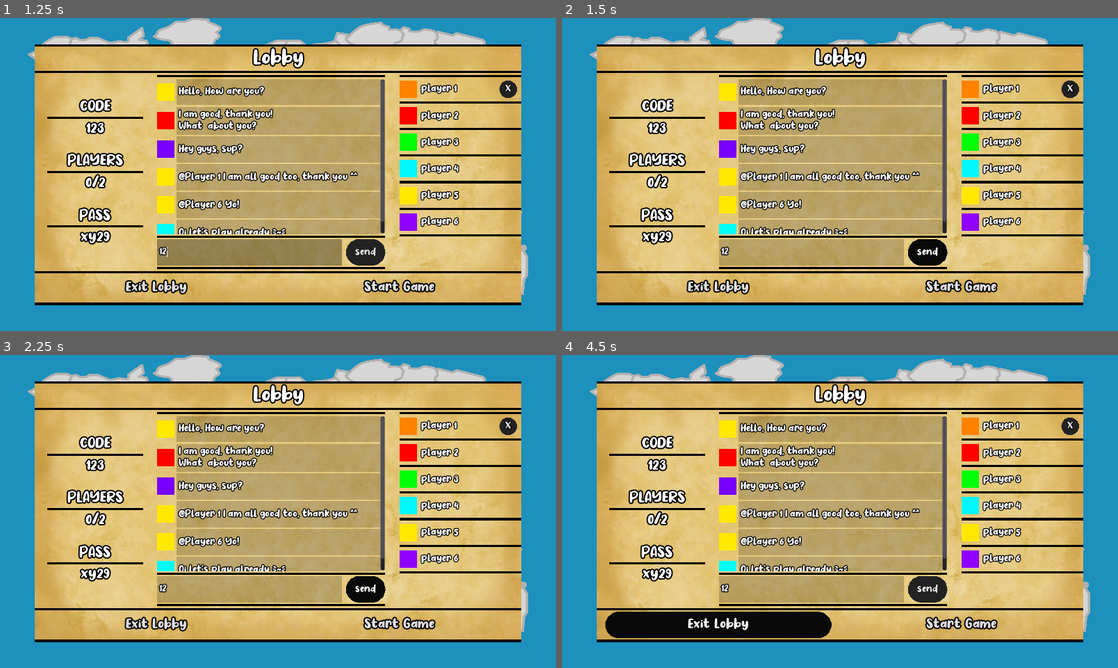
Above: before the commit, frames 1-4 (two rows, left to right).
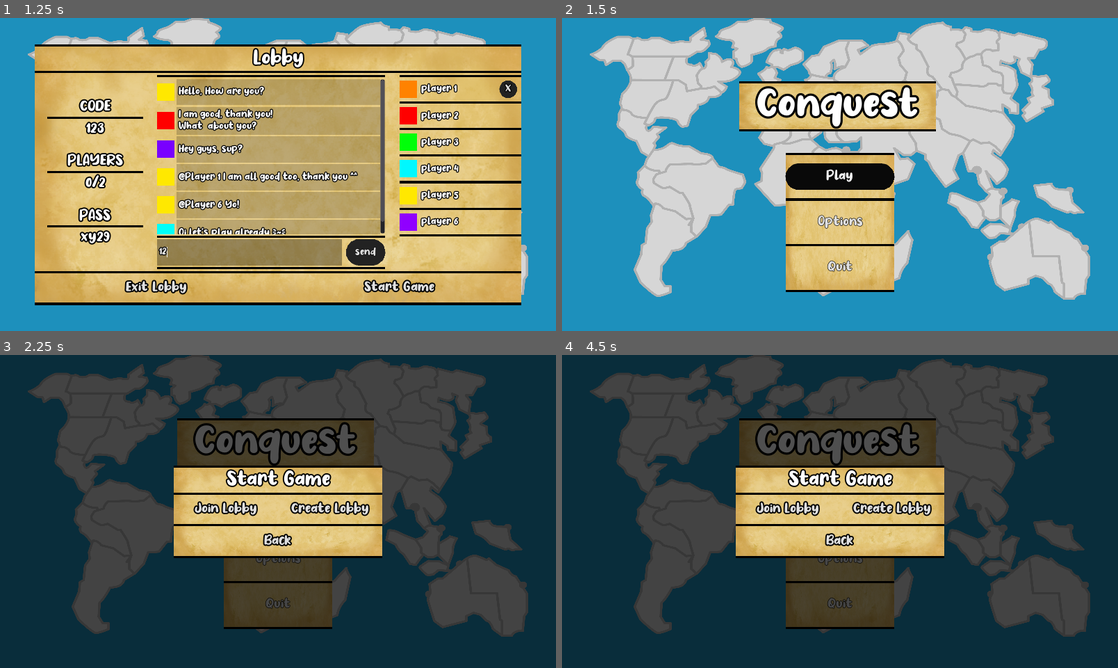
Above: after the commit, the same moments.

Repository: argosopentech/Conquest
Game: Godot game, scene res://Source/Gameplay/HUD/Lobby.tscn
Two runs of this game, one before a commit and one after it. Both use one fixed random seed, a clock stepped at 60 frames per second and the inputs below. This scene is started directly instead of the project's main scene.
Inputs (mouse positions are in pixels of both pictures, inside the frame that each line leads up to):
- Up to frame 1 (1.25 s): click (250, 252) at 0.52 s; type "12" at 0.6 s
- Up to frame 2 (1.5 s): click "send" at 1.25 s
- Up to frame 3 (2.25 s): click (278, 514) at 2 s, where only the run after the commit has a clickable "Play"
- Up to frame 4 (4.5 s): click (890, 508) at 2.75 s, where only the run after the commit has a clickable "Create Lobby"; click "Exit Lobby" (after the commit: "Cancel") at 3.5 s; click (840, 514) at 4.25 s, where only the run after the commit has a clickable "Play"

Frame 1 is identical in both runs. In frame 2, 71% of the frame differs, in the area x 6-94%, y 8-92%; in frame 3, 99%, in the area x 0-100%, y 0-100%; in frame 4, 99%.
Error after the commit: Invalid get index 'name' (on base: 'Dictionary'). (res://Source/Gameplay/HUD/Lobby.gd:13)

Commit message:
hosting lobby

Diff:
--- a/Source/Gameplay/HUD/HostGameMenu.gd
+++ b/Source/Gameplay/HUD/HostGameMenu.gd
@@ -7,20 +7,37 @@
 onready var lobby_players = $Host/Info/PlayersRange
 onready var lobby_pass = $Host/Info/LobbyPassword
 
+func _ready():
+	Server.connect("lobby_created_signal", self, "lobby_created")
+
+func lobby_created(lobby_data):
+	get_tree().change_scene("res://Source/Gameplay/HUD/Lobby.tscn")
+
 func _on_Cancel_pressed():
 	get_tree().change_scene("res://Source/Main/Main.tscn")
-
 
 func _on_Host_pressed():
 	host_button.disabled = true
 	cancel_button.disabled = true
+
+	var players_list = []
+
+	var player_dictionary = {
+		"id": null,
+		"name": null,
+		"color": null
+	}
+
+	for i in range(lobby_players.value):
+		players_list.append(player_dictionary)
 
 	var lobby_data = {
 		"code": null,
 		"name": lobby_name.text,
 		"pass": lobby_pass.text,
 		"max_players": lobby_players.value,
-		"players": {}
+		"current_players": 0,
+		"players": players_list
 	}
 
 	Server.create_lobby(lobby_data)
--- a/Source/Gameplay/HUD/HostGameMenu.tscn
+++ b/Source/Gameplay/HUD/HostGameMenu.tscn
@@ -62,6 +62,9 @@
 anchor_bottom = 1.0
 theme = SubResource( 3 )
 script = ExtResource( 5 )
+__meta__ = {
+"_edit_use_anchors_": false
+}
 
 [node name="Background" parent="." instance=ExtResource( 7 )]
 
--- /dev/null
+++ b/Source/Gameplay/HUD/Lobby.gd
@@ -0,0 +1,23 @@
+extends Control
+
+onready var name_label = $TextureRect/Info/NameLabel
+onready var code_label = $TextureRect/Info/Window/Details/Code/CodeLabel
+onready var players_label = $TextureRect/Info/Window/Details/Players/PlayersLabel
+onready var pass_label = $TextureRect/Info/Window/Details/Pass/PassLabel
+
+func _ready():
+	Server.connect("lobby_updated_signal", self, "lobby_updated")
+	setup_lobby_ui()
+
+func setup_lobby_ui():
+	name_label.text = str(Server.my_lobby.name)
+	code_label.text = str(Server.my_lobby.code)
+	players_label.text = str(Server.my_lobby.current_players) + "/" + str(Server.my_lobby.max_players)
+	pass_label.text = str(Server.my_lobby.pass)
+
+func lobby_updated(lobby_data, reason):
+	setup_lobby_ui()
+
+func _on_Cancel_pressed():
+	Server.leave_lobby()
+	get_tree().change_scene("res://Source/Main/Main.tscn")
--- a/Source/Gameplay/HUD/Lobby.tscn
+++ b/Source/Gameplay/HUD/Lobby.tscn
@@ -8,6 +8,7 @@
 [ext_resource path="res://Assets/Graphics/Textures/old_paper.png" type="Texture" id=6]
 [ext_resource path="res://Source/Menu/HMenu.tscn" type="PackedScene" id=7]
 [ext_resource path="res://Source/Button/Button.tscn" type="PackedScene" id=8]
+[ext_resource path="res://Source/Gameplay/HUD/Lobby.gd" type="Script" id=9]
 
 [sub_resource type="StyleBoxTexture" id=1]
 texture = ExtResource( 6 )
@@ -44,21 +45,6 @@
 use_filter = true
 font_data = ExtResource( 1 )
 
-[sub_resource type="StyleBoxFlat" id=8]
-bg_color = Color( 0, 0, 0, 0.196078 )
-border_width_left = 5
-border_width_top = 5
-border_width_right = 5
-border_width_bottom = 5
-border_color = Color( 0, 0, 0, 0.196078 )
-
-[sub_resource type="DynamicFont" id=7]
-size = 24
-outline_size = 2
-outline_color = Color( 0, 0, 0, 1 )
-use_filter = true
-font_data = ExtResource( 1 )
-
 [sub_resource type="StyleBoxFlat" id=5]
 bg_color = Color( 0, 0, 0, 0.196078 )
 border_width_left = 5
@@ -67,14 +53,29 @@
 border_width_bottom = 5
 border_color = Color( 0, 0, 0, 0.196078 )
 
-[sub_resource type="DynamicFont" id=9]
+[sub_resource type="DynamicFont" id=6]
+size = 24
+outline_size = 2
+outline_color = Color( 0, 0, 0, 1 )
+use_filter = true
+font_data = ExtResource( 1 )
+
+[sub_resource type="StyleBoxFlat" id=7]
+bg_color = Color( 0, 0, 0, 0.196078 )
+border_width_left = 5
+border_width_top = 5
+border_width_right = 5
+border_width_bottom = 5
+border_color = Color( 0, 0, 0, 0.196078 )
+
+[sub_resource type="DynamicFont" id=8]
 size = 24
 outline_size = 1
 outline_color = Color( 0, 0, 0, 1 )
 use_filter = true
 font_data = ExtResource( 1 )
 
-[sub_resource type="DynamicFont" id=6]
+[sub_resource type="DynamicFont" id=9]
 size = 32
 outline_size = 3
 outline_color = Color( 0, 0, 0, 1 )
@@ -85,6 +86,7 @@
 anchor_right = 1.0
 anchor_bottom = 1.0
 theme = SubResource( 3 )
+script = ExtResource( 9 )
 __meta__ = {
 "_edit_use_anchors_": false
 }
@@ -125,7 +127,7 @@
 rect_min_size = Vector2( 0, 5 )
 color = Color( 0, 0, 0, 1 )
 
-[node name="Label" type="Label" parent="TextureRect/Info"]
+[node name="NameLabel" type="Label" parent="TextureRect/Info"]
 margin_top = 9.0
 margin_right = 1120.0
 margin_bottom = 58.0
@@ -192,7 +194,7 @@
 rect_min_size = Vector2( 0, 5 )
 color = Color( 0, 0, 0, 1 )
 
-[node name="Label2" type="Label" parent="TextureRect/Info/Window/Details/Code"]
+[node name="CodeLabel" type="Label" parent="TextureRect/Info/Window/Details/Code"]
 margin_top = 50.0
 margin_right = 220.0
 margin_bottom = 87.0
@@ -234,7 +236,7 @@
 rect_min_size = Vector2( 0, 5 )
 color = Color( 0, 0, 0, 1 )
 
-[node name="Label2" type="Label" parent="TextureRect/Info/Window/Details/Players"]
+[node name="PlayersLabel" type="Label" parent="TextureRect/Info/Window/Details/Players"]
 margin_top = 50.0
 margin_right = 220.0
 margin_bottom = 87.0
@@ -276,7 +278,7 @@
 rect_min_size = Vector2( 0, 5 )
 color = Color( 0, 0, 0, 1 )
 
-[node name="Label2" type="Label" parent="TextureRect/Info/Window/Details/Pass"]
+[node name="PassLabel" type="Label" parent="TextureRect/Info/Window/Details/Pass"]
 margin_top = 50.0
 margin_right = 220.0
 margin_bottom = 87.0
--- a/Source/Server/Server.gd
+++ b/Source/Server/Server.gd
@@ -68,3 +68,6 @@
 	active_lobbies = lobbies
 	emit_signal("got_active_lobbies_signal", lobbies)
 	print("Got active lobbies.")
+
+func leave_lobby():
+	rpc_id(1, "leave_lobby", my_lobby.code)
--- a/project.godot
+++ b/project.godot
@@ -195,7 +195,6 @@
 
 window/size/width=1280
 window/size/height=720
-window/size/fullscreen=true
 window/stretch/mode="2d"
 window/stretch/aspect="keep"
 
Not shown: 15 places in Source/Gameplay/HUD/Lobby.tscn that only renumber resources
